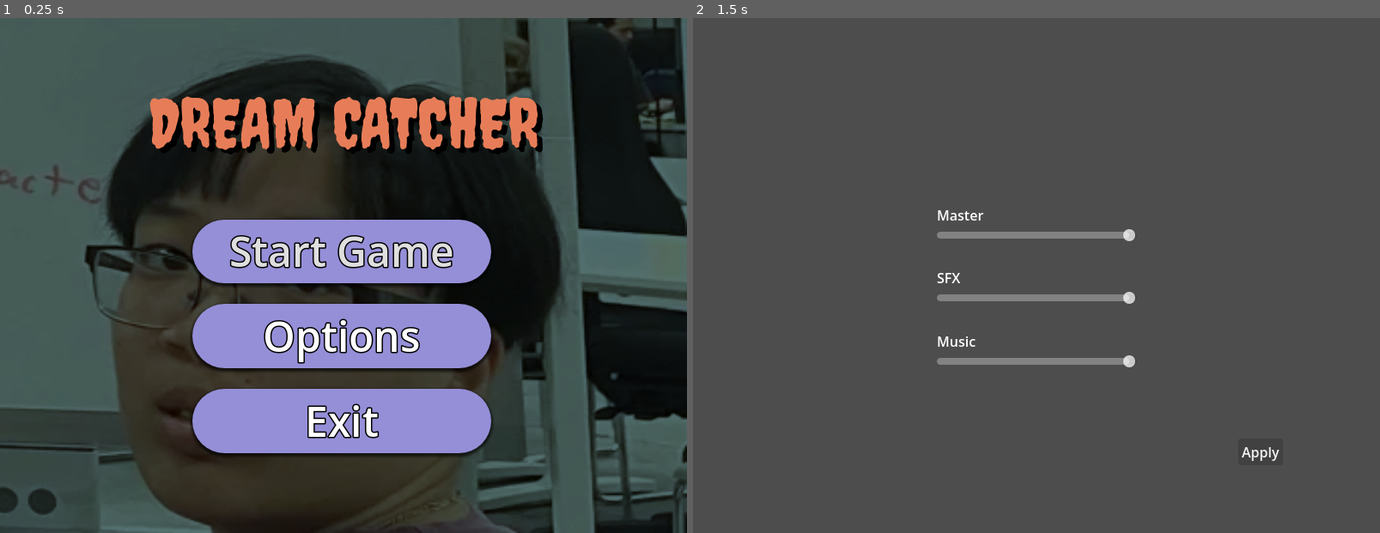
Above: before the commit, frames 1-2 (left to right).
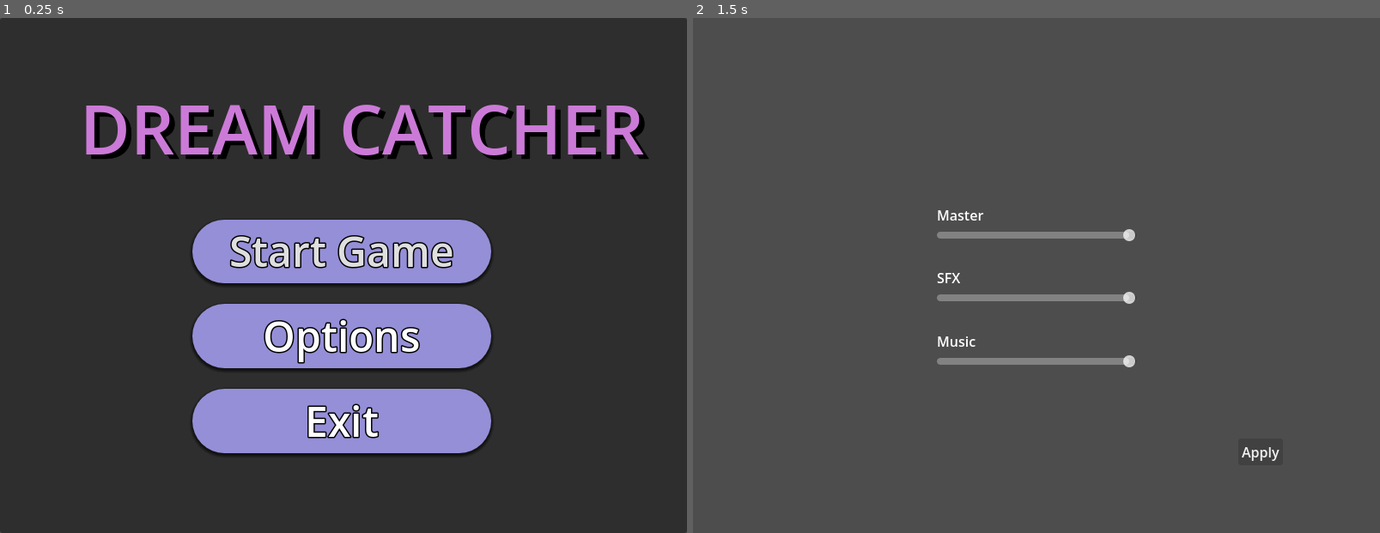
Above: after the commit, the same moments.

Repository: RubeculaBee/dream-catcher
Game: Godot game, scene res://Scenes/game.tscn
Same seed, same stepped clock (60 frames per second), same inputs: the game is played once before the commit and once after it.
Inputs:
- Up to frame 1 (0.25 s): no input
- Up to frame 2 (1.5 s): click "Options" at 0.5 s; click "Apply" at 1.25 s

The runs differ from the first frame. In frame 1, 57% of the frame differs, in the area x 0-100%, y 0-100%; in frame 2, nothing differs.

Commit message:
simplified main menu look

Diff:
--- a/Scenes/Rooms/main_menu.tscn
+++ b/Scenes/Rooms/main_menu.tscn
@@ -1,12 +1,6 @@
-[gd_scene load_steps=9 format=3 uid="uid://28vqp5eny63q"]
+[gd_scene format=3 uid="uid://28vqp5eny63q"]
 
 [ext_resource type="Script" uid="uid://4o6pcx7rb6js" path="res://Scripts/main_menu.gd" id="1_1ehe0"]
-[ext_resource type="Texture2D" uid="uid://dkii4ifgevwcy" path="res://Resources/Images/Screenshot 2025-11-13 121808.png" id="1_28flt"]
-[ext_resource type="FontFile" uid="uid://3ino77dm4we3" path="res://Resources/Fonts/Creepster-Regular.ttf" id="2_48xlc"]
-
-[sub_resource type="StyleBoxTexture" id="StyleBoxTexture_48xlc"]
-texture = ExtResource("1_28flt")
-modulate_color = Color(0.32899237, 0.4472676, 0.47405463, 1)
 
 [sub_resource type="StyleBoxFlat" id="StyleBoxFlat_erv1k"]
 bg_color = Color(0.58400303, 0.55947256, 0.8451648, 1)
@@ -37,7 +31,7 @@
 
 [sub_resource type="StyleBoxEmpty" id="StyleBoxEmpty_48xlc"]
 
-[node name="MainMenu" type="Control"]
+[node name="MainMenu" type="Control" unique_id=840243793]
 layout_mode = 3
 anchors_preset = 15
 anchor_right = 1.0
@@ -48,16 +42,15 @@
 script = ExtResource("1_1ehe0")
 metadata/_edit_use_anchors_ = true
 
-[node name="Panel" type="Panel" parent="."]
+[node name="Panel" type="Panel" parent="." unique_id=21330653]
 layout_mode = 1
 anchors_preset = 15
 anchor_right = 1.0
 anchor_bottom = 1.0
 grow_horizontal = 2
 grow_vertical = 2
-theme_override_styles/panel = SubResource("StyleBoxTexture_48xlc")
 
-[node name="VBoxContainer" type="VBoxContainer" parent="."]
+[node name="VBoxContainer" type="VBoxContainer" parent="." unique_id=218145344]
 layout_mode = 1
 anchors_preset = -1
 anchor_left = 0.28
@@ -70,7 +63,7 @@
 grow_vertical = 2
 theme_override_constants/separation = 24
 
-[node name="Button" type="Button" parent="VBoxContainer"]
+[node name="Button" type="Button" parent="VBoxContainer" unique_id=436883764]
 layout_mode = 2
 size_flags_vertical = 3
 theme_override_colors/font_color = Color(0.875, 0.875, 0.875, 1)
@@ -87,7 +80,7 @@
 text = "Start Game
 "
 
-[node name="Button2" type="Button" parent="VBoxContainer"]
+[node name="Button2" type="Button" parent="VBoxContainer" unique_id=1035577283]
 layout_mode = 2
 size_flags_vertical = 3
 theme_override_colors/font_color = Color(1, 1, 1, 1)
@@ -105,7 +98,7 @@
 text = "Options
 "
 
-[node name="Button3" type="Button" parent="VBoxContainer"]
+[node name="Button3" type="Button" parent="VBoxContainer" unique_id=1451062207]
 layout_mode = 2
 size_flags_vertical = 3
 theme_override_colors/font_color = Color(1, 1, 1, 1)
@@ -121,21 +114,20 @@
 theme_override_styles/focus = SubResource("StyleBoxEmpty_48xlc")
 text = "Exit"
 
-[node name="Label" type="Label" parent="."]
+[node name="Label" type="Label" parent="." unique_id=453367091]
 layout_mode = 1
 anchors_preset = 5
 anchor_left = 0.5
 anchor_right = 0.5
-offset_left = -227.5
-offset_top = 74.0
-offset_right = 227.5
-offset_bottom = 169.0
+offset_left = -307.0
+offset_top = 73.0
+offset_right = 350.0
+offset_bottom = 191.0
 grow_horizontal = 2
-theme_override_colors/font_color = Color(0.906957, 0.49159575, 0.34475562, 1)
+theme_override_colors/font_color = Color(0.7989496, 0.47872555, 0.8466857, 1)
 theme_override_colors/font_shadow_color = Color(0, 0, 0, 1)
 theme_override_constants/shadow_offset_x = 6
 theme_override_constants/shadow_offset_y = 5
-theme_override_fonts/font = ExtResource("2_48xlc")
 theme_override_font_sizes/font_size = 80
 text = "DREAM CATCHER"
 horizontal_alignment = 3
--- a/Scenes/game.tscn
+++ b/Scenes/game.tscn
@@ -8,10 +8,10 @@
 script = ExtResource("1_qxrlw")
 start_room = ExtResource("2_wrm1d")
 
+[node name="Rooms" type="Node" parent="."]
+
+[node name="BattleContainer" type="Node" parent="."]
+
 [node name="MenuContainer" type="Node" parent="."]
 
 [node name="MainMenu" parent="MenuContainer" instance=ExtResource("2_3dryh")]
-
-[node name="Rooms" type="Node" parent="."]
-
-[node name="BattleContainer" type="Node" parent="."]
--- a/project.godot
+++ b/project.godot
@@ -8,11 +8,15 @@
 
 config_version=5
 
+[animation]
+
+compatibility/default_parent_skeleton_in_mesh_instance_3d=true
+
 [application]
 
 config/name="Dream Catcher"
 run/main_scene="uid://hsrv5bcni84s"
-config/features=PackedStringArray("4.5", "Mobile")
+config/features=PackedStringArray("4.6", "Mobile")
 config/icon="res://Resources/Images/icon.svg"
 
 [display]
Not shown: 1 places in Resources/Tilesets/test-tileset.tres that only renumber resources
